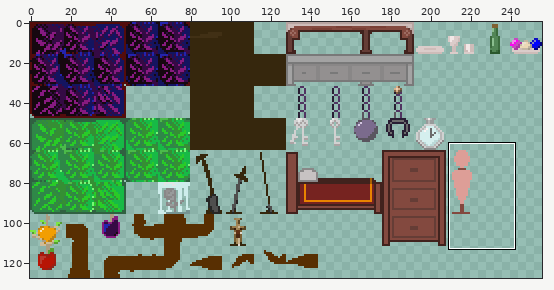
A sprite sheet gets an edit: Assets/Tiles/decorative_props.png. Above: a wide view before the commit, with the close-up outlined.
Close-up. First the earlier version:
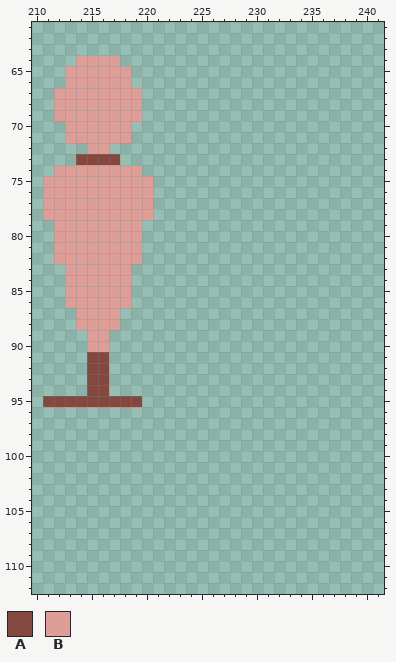
The file is 256x128 pixels. Colours within 5 levels of each other are drawn and written as one. Shown: x 210..241, y 61..112.
Palette (. is transparent): A #83493f  B #dd9e97
Pixels before, first column x 211:
64 ...BBBB...
65 ..BBBBBB..
66 ..BBBBBB..
67 .BBBBBBBB.
68 .BBBBBBBB.
69 .BBBBBBBB.
70 ..BBBBBB..
71 ..BBBBBB..
72 ....BB....
73 ...AAAA...
74 .BBBBBBBB.
75 BBBBBBBBBB
76 BBBBBBBBBB
77 BBBBBBBBBB
78 BBBBBBBBBB
79 .BBBBBBBB.
80 .BBBBBBBB.
81 .BBBBBBBB.
82 .BBBBBBBB.
83 ..BBBBBB..
84 ..BBBBBB..
85 ..BBBBBB..
86 ..BBBBBB..
87 ...BBBB...
88 ...BBBB...
89 ....BB....
90 ....BB....
91 ....AA....
92 ....AA....
93 ....AA....
94 ....AA....
95 AAAAAAAAA.
The result:
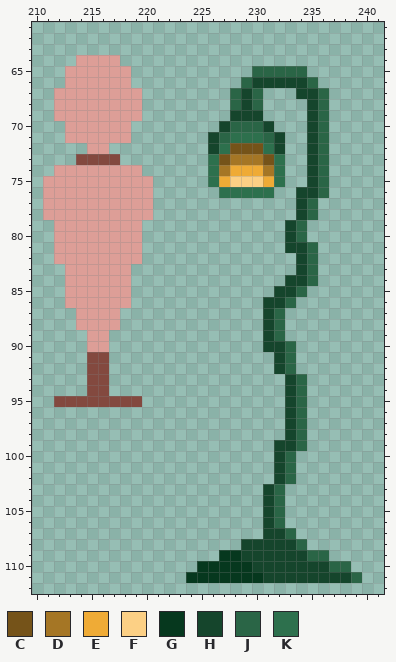
Colours new in this view: C #755319  D #a57625  E #efab36  F #fcd085  G #06381e  H #15452c  J #2a6546  K #2d704d
Changes in this commit:
Colour C is added in row 72 at x 228 to 230; in row 73 at x 227 and 231.
Colour D is added in row 73 at x 228 to 230; in row 74 at x 227 and 231.
Colour E is added in row 74 at x 228 to 230; in row 75 at x 227 and 231.
Colour F is added in row 75 at x 228 to 230.
Colour G is added in row 109 at x 227 to 228; in row 110 at x 225 to 229; in row 111 at x 224 to 230.
Colour H is added in row 66 at x 230 to 234; in row 67 at x 229 and 234 to 235; in row 68 at x 229 and 235; in row 69 at x 228 to 230 and 235; in row 70 at x 227, 231 and 235; in rows 71 to 72 at x 226, 232 and 235.
Colour H is added in rows 73 to 75 at x 235; in row 76 at x 234 to 235; in rows 77 to 78 at x 234; in rows 79 to 80 at x 233; in row 81 at x 233 to 234; in rows 82 to 83 at x 234.
Colour H is added in row 84 at x 233 to 234; in row 85 at x 232 to 233; in row 86 at x 231 to 232; in rows 87 to 89 at x 231; in row 90 at x 231 to 232; in rows 91 to 92 at x 232.
Colour H is added in rows 93 to 98 at x 233; in row 99 at x 232 to 233; in rows 100 to 102 at x 232; in rows 103 to 106 at x 231; in row 107 at x 231 to 232; in row 108 at x 229 to 233.
Colour H is added in row 109 at x 229 to 234; in row 110 at x 230 to 236; in row 111 at x 231 to 238.
Colour J is added in row 65 at x 230 to 234; in row 66 at x 229 and 235; in rows 67 to 68 at x 228, 230 and 236; in row 69 at x 236; in row 70 at x 228 to 230 and 236; in row 71 at x 227, 231 and 236.
Colour J is added in rows 72 to 76 at x 236; in rows 77 to 78 at x 235; in rows 79 to 80 at x 234; in rows 81 to 84 at x 235; in row 85 at x 234; in row 86 at x 233.
Colour J is added in rows 87 to 89 at x 232; in rows 90 to 92 at x 233; in rows 93 to 99 at x 234; in rows 100 to 102 at x 233; in rows 103 to 106 at x 232; in row 107 at x 233.
Colour J is added in row 108 at x 234; in row 109 at x 235 to 236; in row 110 at x 237 to 238; in row 111 at x 239.
Colour K is added in row 71 at x 228 to 230; in row 72 at x 227 and 231; in rows 73 to 75 at x 226 and 232; in row 76 at x 227 to 231.
Colour A is gone in row 95 at x 211.
Changed places in both close-ups, as pixel boxes (x1, y1, x2, y2):
added: (186, 66, 362, 583)
erased: (43, 396, 54, 407)
